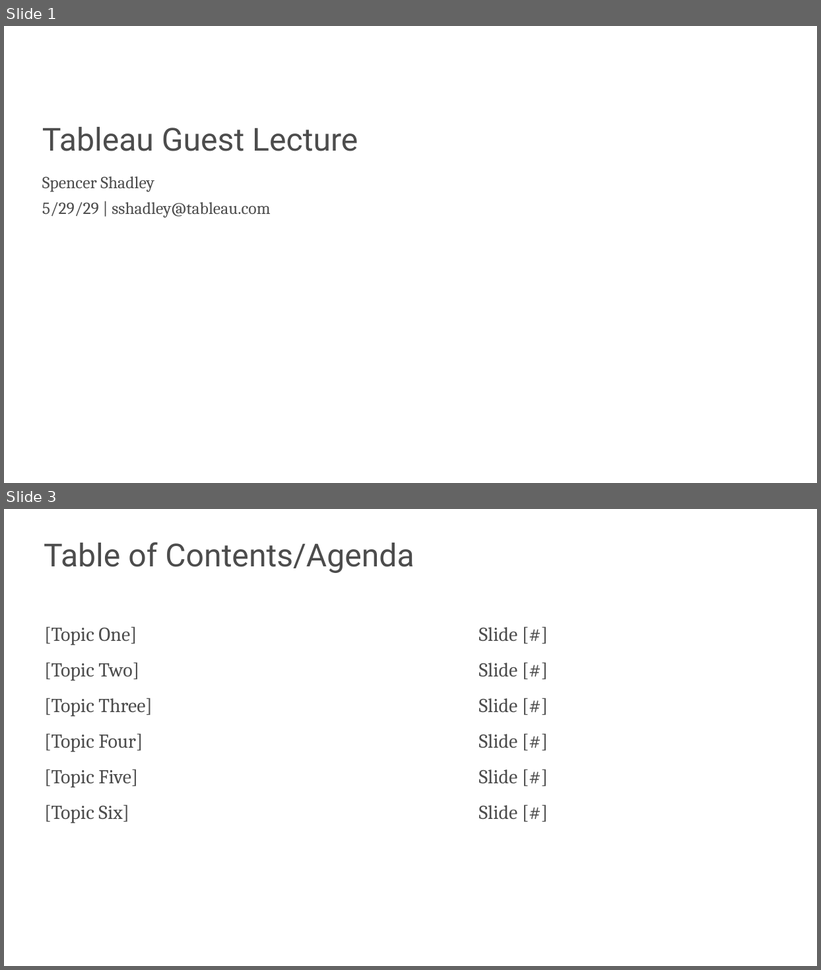
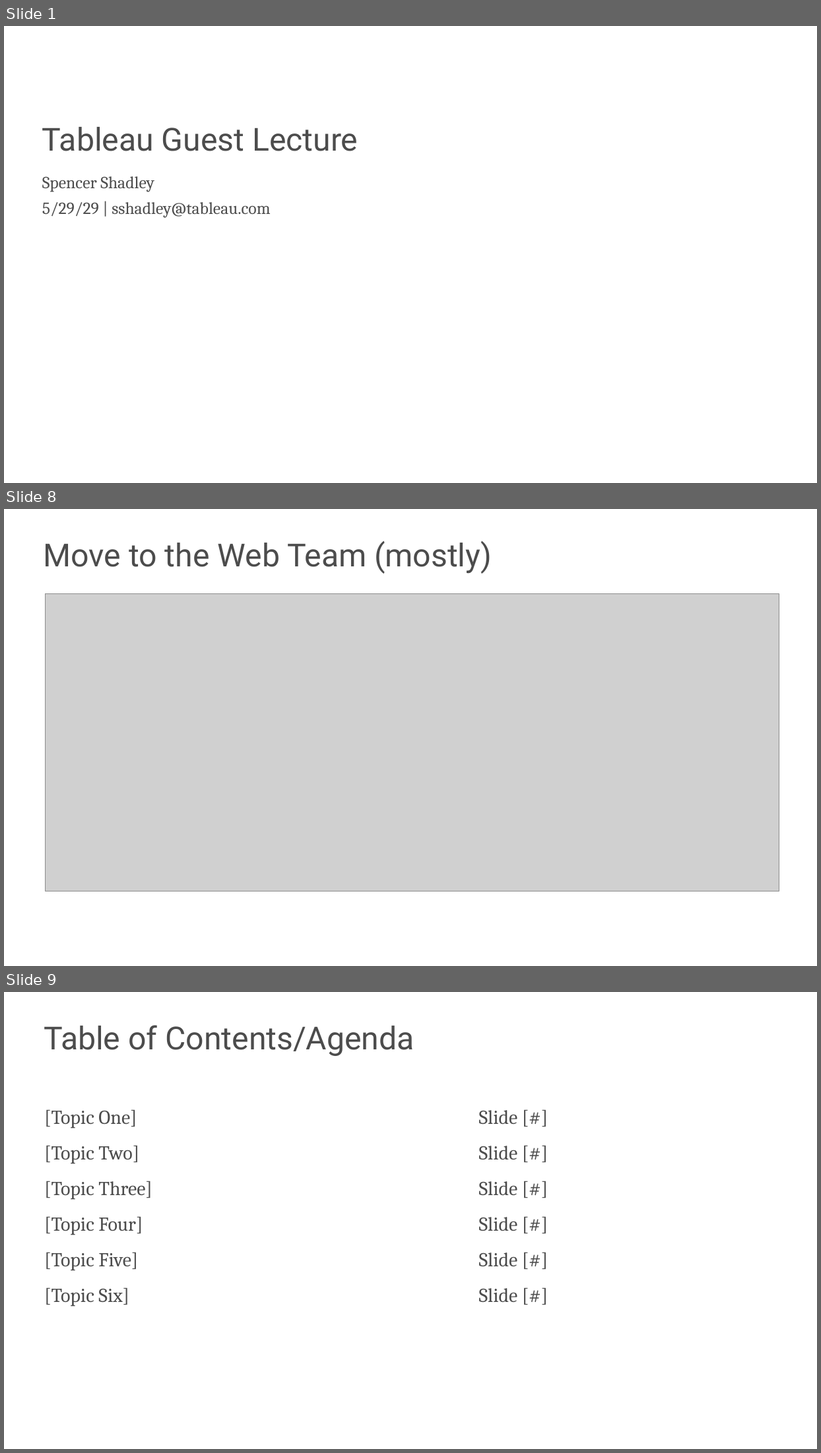
Before and after one commit to s-kyle-reed/data-lecture, a slide deck: lecture.pptx. Shown one above the other, each under a label of ours: slides 1 and 3 before the commit, slides 1, 8 and 9 after it; the slides between them are not shown. The pictures are 821x970 and 821x1453 pixels, drawn with LibreOffice and Linux fonts; fonts in the diff are those of the drawing; grey boxes stand for pictures; background and template pictures are left out. Boxes give left, top, right and bottom in pixels: in the first picture for what was removed or moved away, otherwise in the second. Text is boxed around its words. In the diff, an @@ line names an element or a change of style, - is before the commit and + after.

```diff
--- a/lecture.pptx
+++ b/lecture.pptx
@@ slide 8 added at (4, 509, 817, 966), background #FFFFFF @@
@@ text added at (44, 541, 492, 574), 45 pt, text #4C4C4C @@
+Move to the Web Team (mostly)
@@ picture added at (45, 594, 779, 892) @@
@@ what was slide 3 is now slide 9 @@
```
Also in this commit, not shown: 5 slides changed, 6 other slides added, 2 slides removed, 6 other files.
